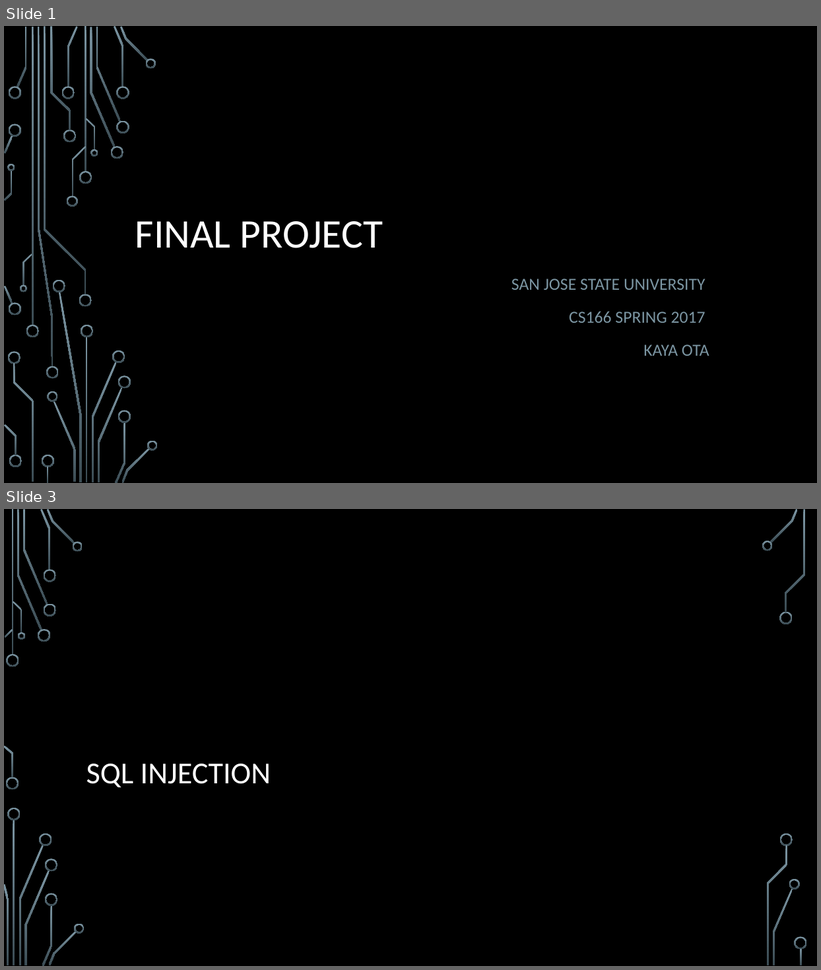
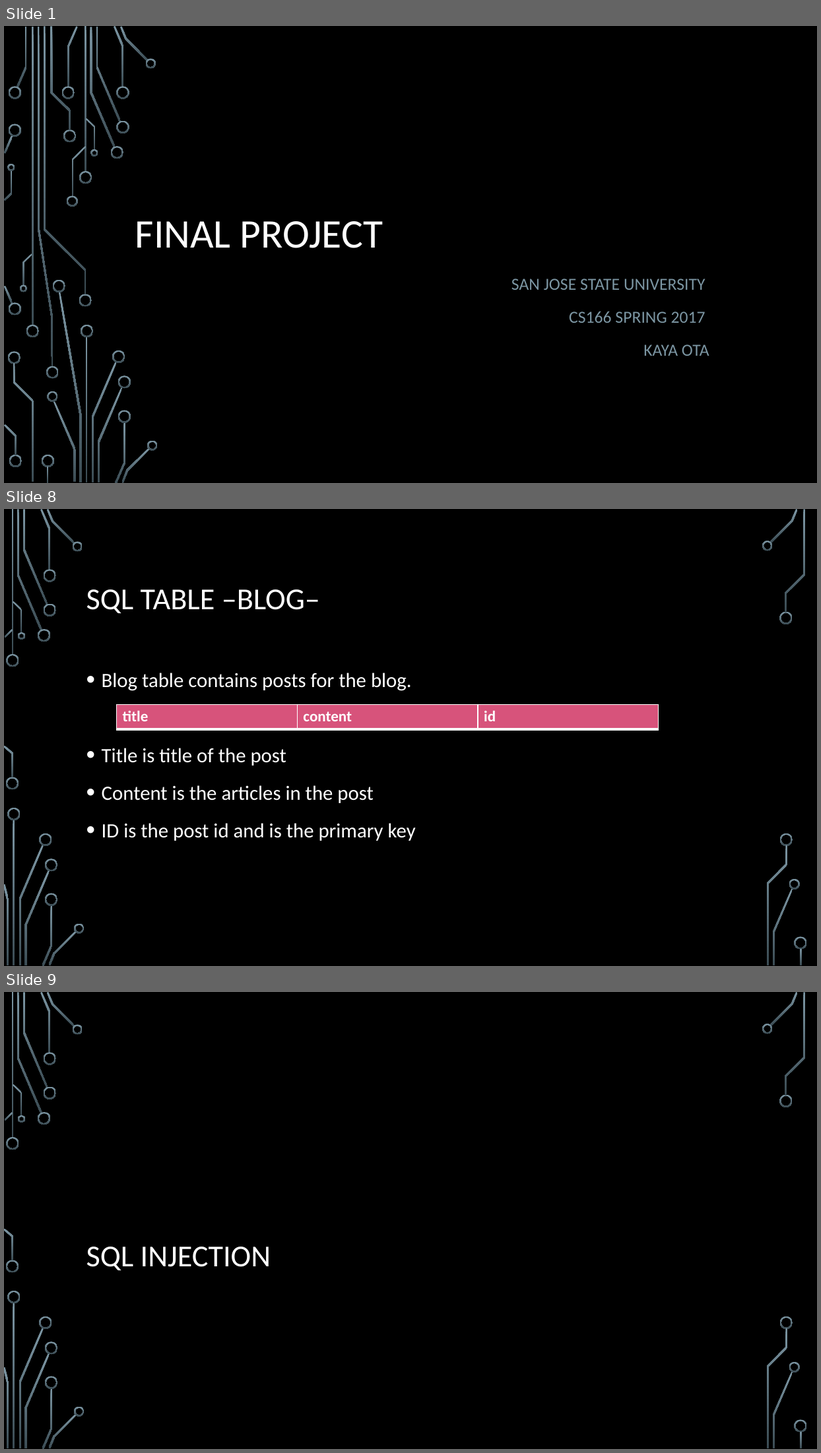
Before and after one commit to 28kayak/CS166_Final_Project, a slide deck: Fianl_Project.pptx. Shown one above the other, each under a label of ours: slides 1 and 3 before the commit, slides 1, 8 and 9 after it; the slides between them are not shown. The pictures are 821x970 and 821x1453 pixels, drawn with LibreOffice and Linux fonts; fonts in the diff are those of the drawing; background and template pictures are left out. Boxes give left, top, right and bottom in pixels: in the first picture for what was removed or moved away, otherwise in the second. Text is boxed around its words. In the diff, an @@ line names an element or a change of style, - is before the commit and + after.

```diff
--- a/Fianl_Project.pptx
+++ b/Fianl_Project.pptx
@@ slide 8 added at (4,509,817,966), background picture (left out); not listed: 36 template elements that a slide beside it also shows @@
@@ title added at (86,590,320,613), 36 pt, text #FFFFFF @@
+SQL TABLE –BLOG–
@@ text added at (102,673,416,841), 24 pt, text #FFFFFF @@
+• Blog table contains posts for the blog.
+• Title is title of the post
+• Content is the articles in the post
+• ID is the post id and is the primary key
@@ table added at (117,705,659,841), 1 rows, 3 columns @@
+title | content | id
@@ what was slide 3 is now slide 9 @@
```
Also in this commit, not shown: 3 slides changed, 8 other slides added, 2 slides removed.
